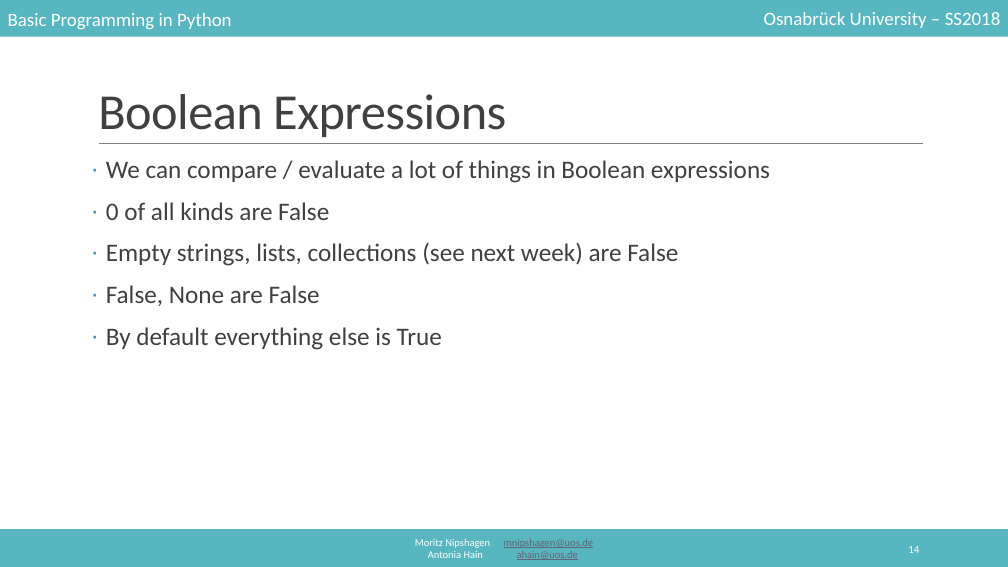
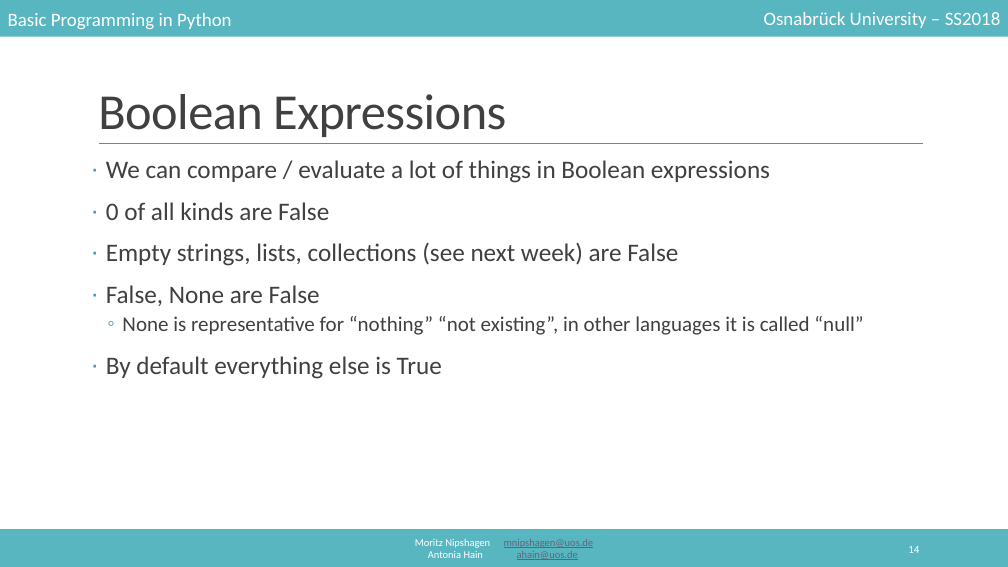
Before and after one commit to mnipshagen/monty, a slide deck: slide 14 of 2018/03/control_structures.pptx. Drawn at 1008x567 pixels with LibreOffice and Linux fonts; fonts in the diff are those of the drawing. Boxes give left, top, right and bottom in pixels: in the first picture for what was removed or moved away, otherwise in the second. Text is boxed around its words. In the diff, an @@ line names an element or a change of style, - is before the commit and + after.

```diff
--- a/2018/03/control_structures.pptx
+++ b/2018/03/control_structures.pptx
@@ text at (122, 316, 863, 335): paragraph added @@
+  ◦ None is representative for “nothing” “not existing”, in other languages it is called “null”
```
Also in this commit, not shown: 18 other slides changed, 6 slides added, 5 other files.
